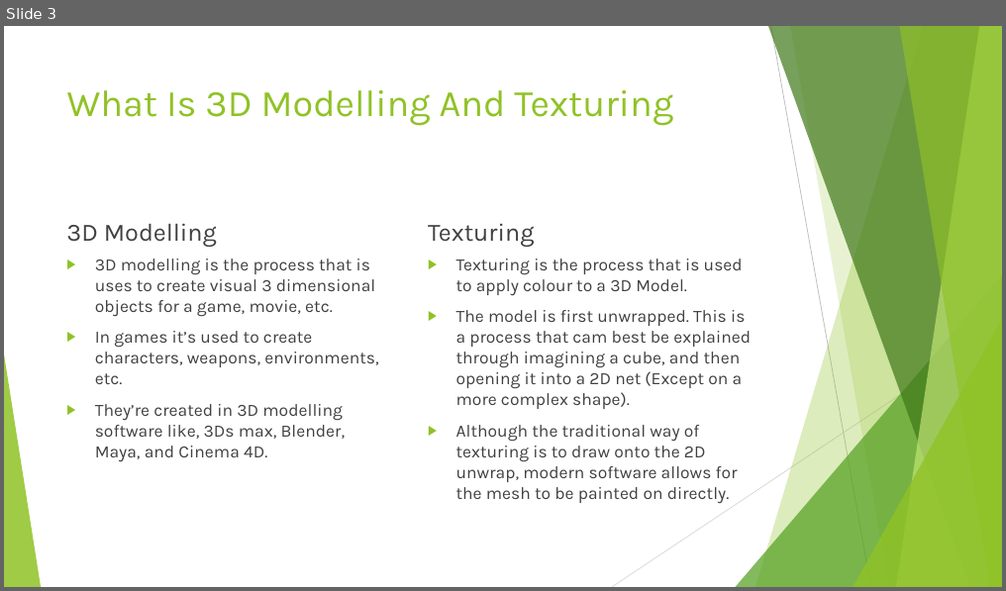
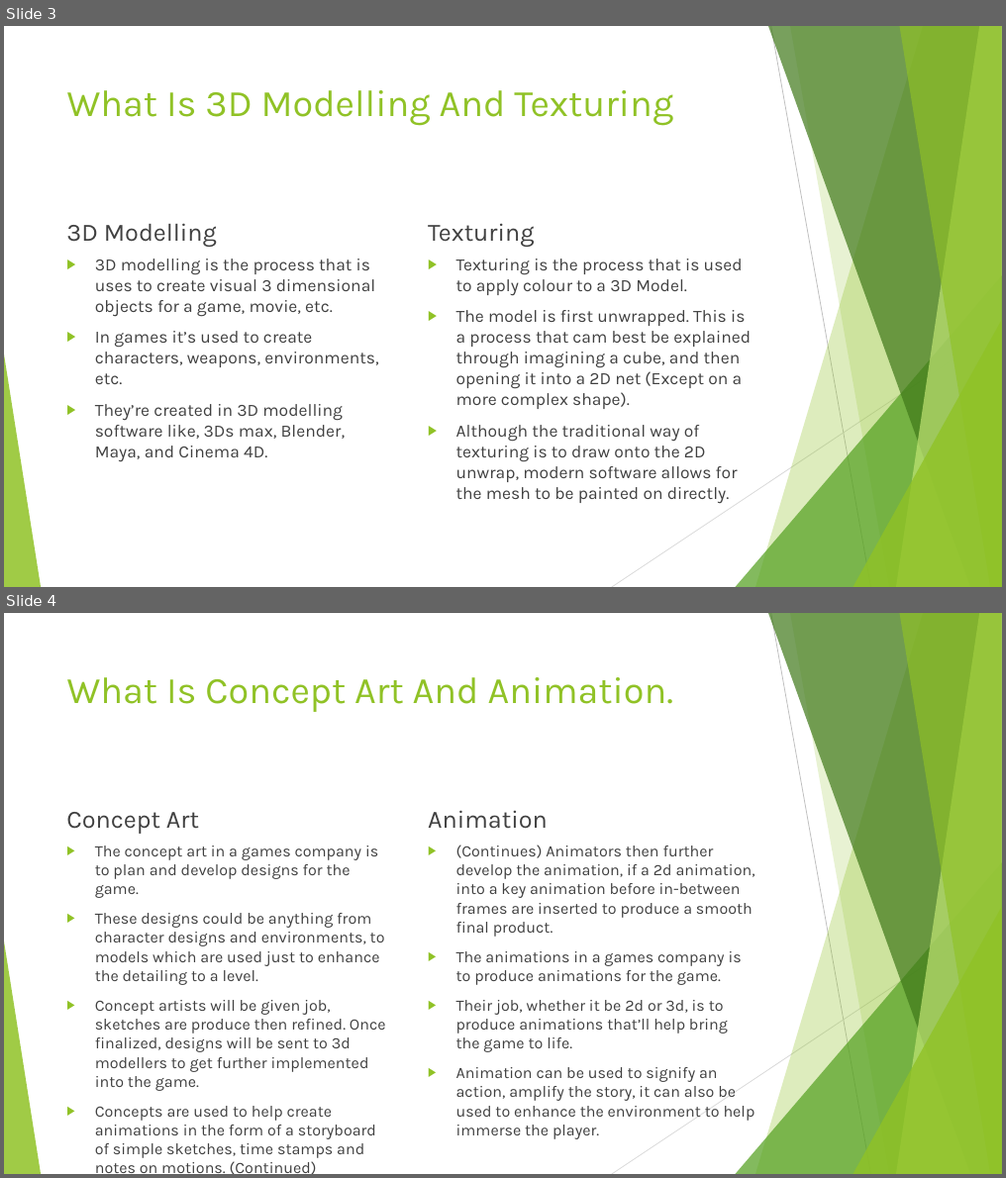
Before and after one commit to LewisMoltenPlanet/Collage-Work, a slide deck: Creative Department.pptx. Shown one above the other, each under a label of ours: slide 3 before the commit, slides 3 and 4 after it. The pictures are 1006x591 and 1006x1178 pixels, drawn with LibreOffice and Linux fonts; fonts in the diff are those of the drawing. Boxes give left, top, right and bottom in pixels: in the first picture for what was removed or moved away, otherwise in the second. Text is boxed around its words. In the diff, an @@ line names an element or a change of style, - is before the commit and + after.

```diff
--- a/Creative Department.pptx
+++ b/Creative Department.pptx
@@ slide 4 added at <box>4,613,1002,1174</box>, background #FFFFFF; not listed: 10 template elements that a slide beside it also shows @@
@@ title added at <box>67,677,674,712</box>, 36 pt, text #90C226 @@
+What Is Concept Art And Animation.
@@ text added at <box>66,812,199,834</box>, 24 pt, text #404040 @@
+Concept Art
@@ text added at <box>428,810,548,829</box>, 24 pt, text #404040 @@
+Animation
@@ text added at <box>95,846,386,1174</box>, 15.3 pt, text #404040 @@
+▶ The concept art in a games company is to plan and develop designs for the game.
+▶ These designs could be anything from character designs and environments, to models which are used just to enhance the detailing to a level.
+▶ Concept artists will be given job, sketches are produce then refined. Once finalized, designs will be sent to 3d modellers to get further implemented into the game.
+▶ Concepts are used to help create animations in the form of a storyboard of simple sketches, time stamps and notes on motions. (Continued)
@@ text added at <box>456,845,755,1117</box>, 15.3 pt, text #404040 @@
+▶ (Continues) Animators then further develop the animation, if a 2d animation, into a key animation before in-between frames are inserted to produce a smooth final product.
+▶ The animations in a games company is to produce animations for the game.
+▶ Their job, whether it be 2d or 3d, is to produce animations that’ll help bring the game to life.
+▶ Animation can be used to signify an action, amplify the story, it can also be used to enhance the environment to help immerse the player.
```
